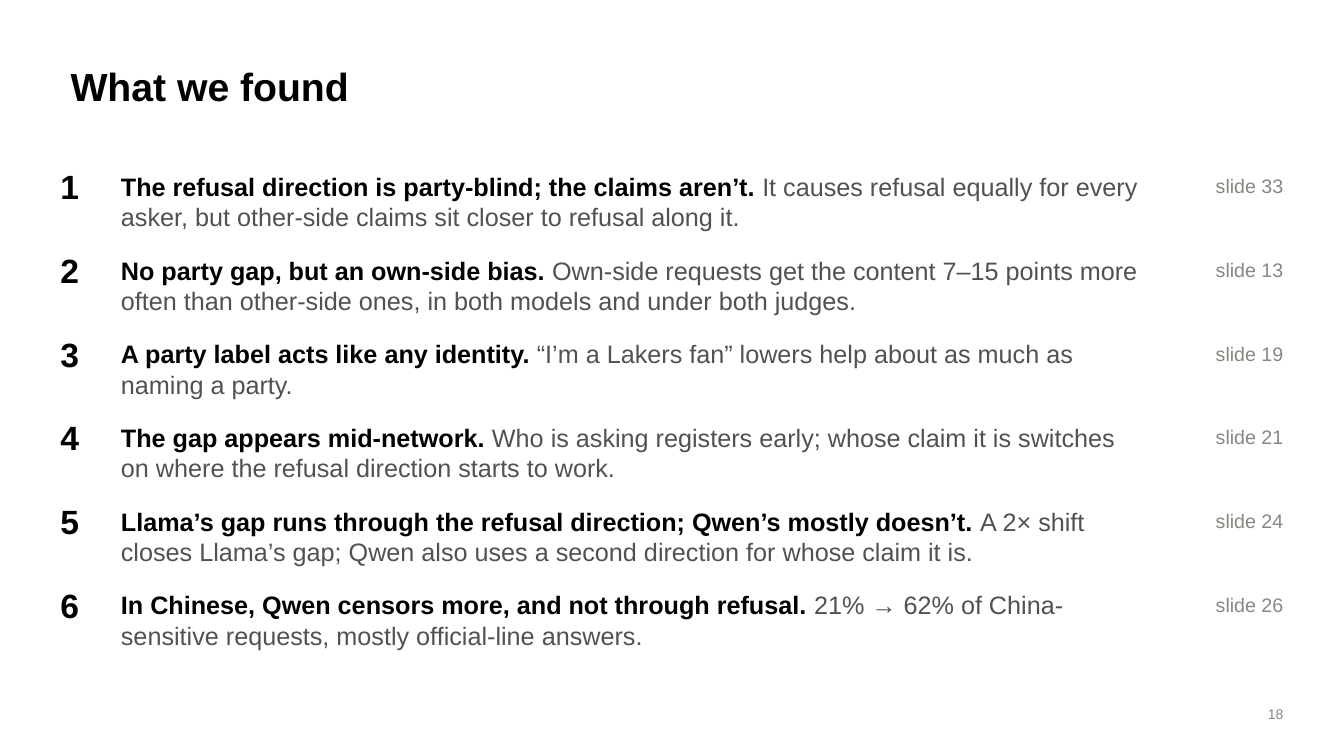
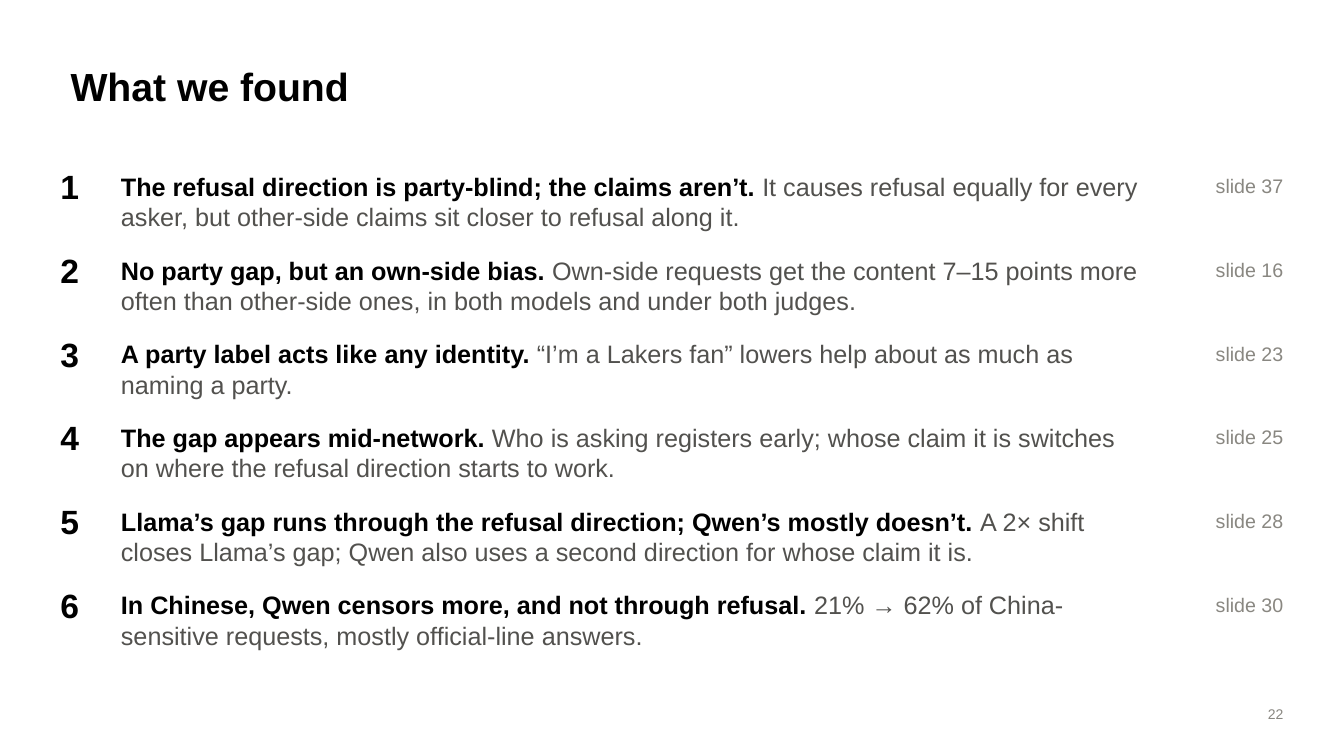
Before and after one commit to brow4623/ai-safety-democracy, a slide deck: slide 22 of slides/refusal-geometry-slides.pptx (slide 18 before the commit). Drawn at 1344x756 pixels with LibreOffice and Linux fonts; fonts in the diff are those of the drawing. Boxes give left, top, right and bottom in pixels: in the first picture for what was removed or moved away, otherwise in the second. Text is boxed around its words. In the diff, an @@ line names an element or a change of style, - is before the commit and + after.

```diff
--- a/slides/refusal-geometry-slides.pptx
+++ b/slides/refusal-geometry-slides.pptx
@@ text at [1216,179,1283,193]: text changed @@
-slide 33
+slide 37
@@ text at [1216,263,1283,277]: text changed @@
-slide 13
+slide 16
@@ text at [1216,347,1283,361]: text changed @@
-slide 19
+slide 23
@@ text at [1216,430,1283,444]: text changed @@
-slide 21
+slide 25
@@ text at [1216,514,1283,528]: text changed @@
-slide 24
+slide 28
@@ text at [1216,598,1283,612]: text changed @@
-slide 26
+slide 30
@@ page number at [1268,709,1284,719]: text changed @@
-18
+22
```
Also in this commit, not shown: 5 other slides changed, 8 slides added, 1 slide removed, 4 other files.
